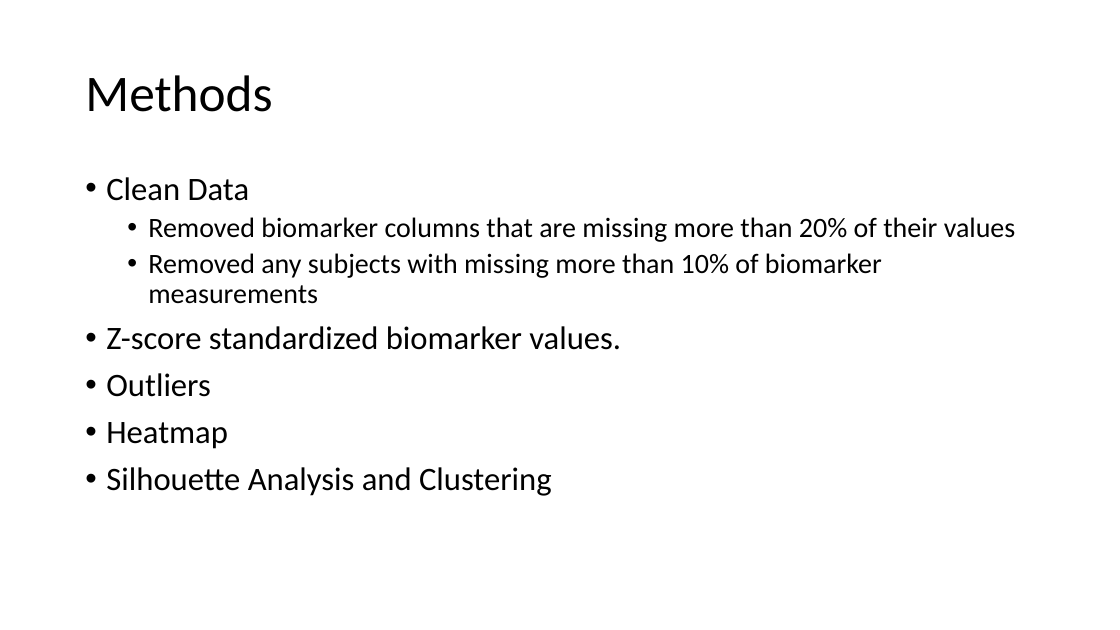
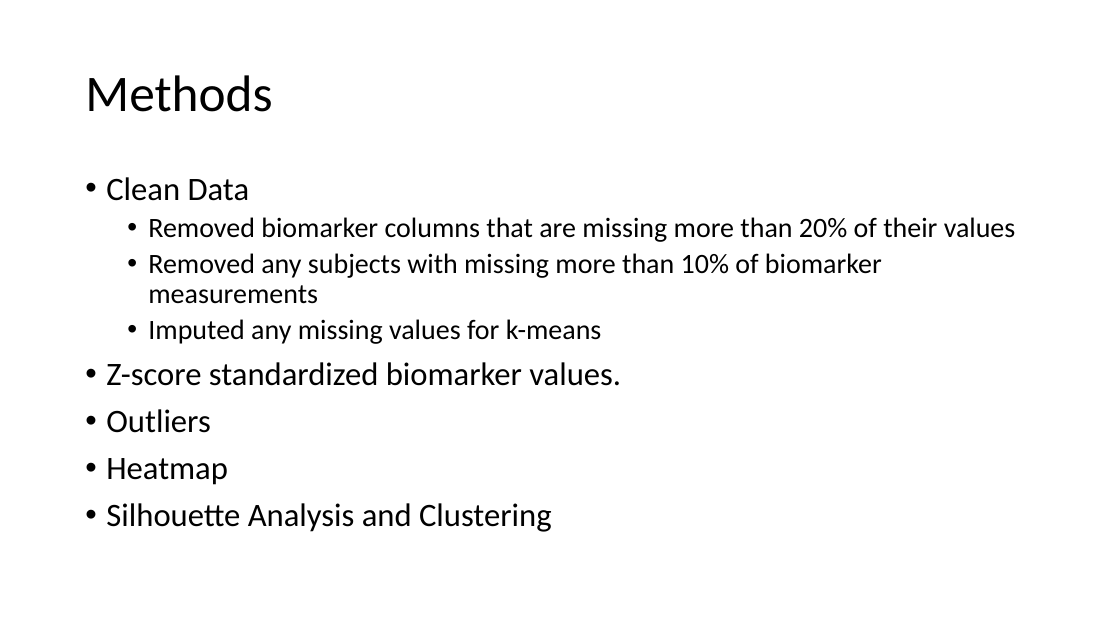
Before and after one commit to tliu-2/PROPPR, a slide deck: slide 5 of Presentation.pptx. Drawn at 1120x630 pixels with LibreOffice and Linux fonts; fonts in the diff are those of the drawing. Boxes give left, top, right and bottom in pixels: in the first picture for what was removed or moved away, otherwise in the second. Text is boxed around its words. In the diff, an @@ line names an element or a change of style, - is before the commit and + after.

```diff
--- a/Presentation.pptx
+++ b/Presentation.pptx
@@ text at [148, 319, 602, 344]: paragraph added @@
+  • Imputed any missing values for k-means
```
Also in this commit, not shown: 1 other slide changed, 3 other files.
